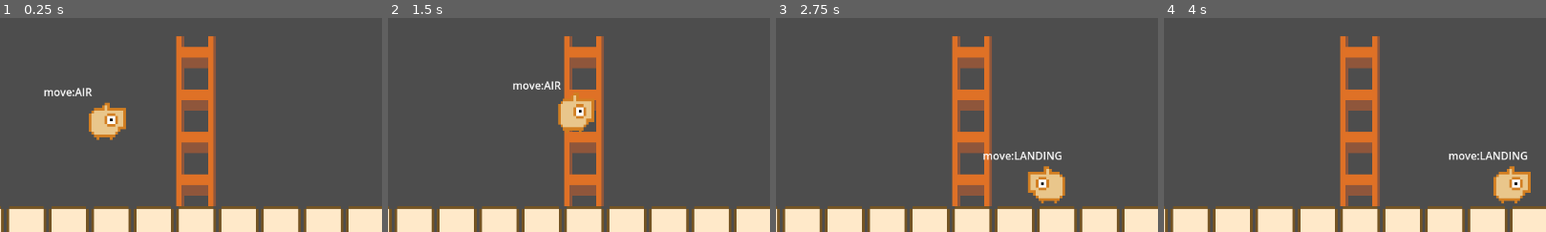
Above: before the commit, frames 1-4 (left to right).
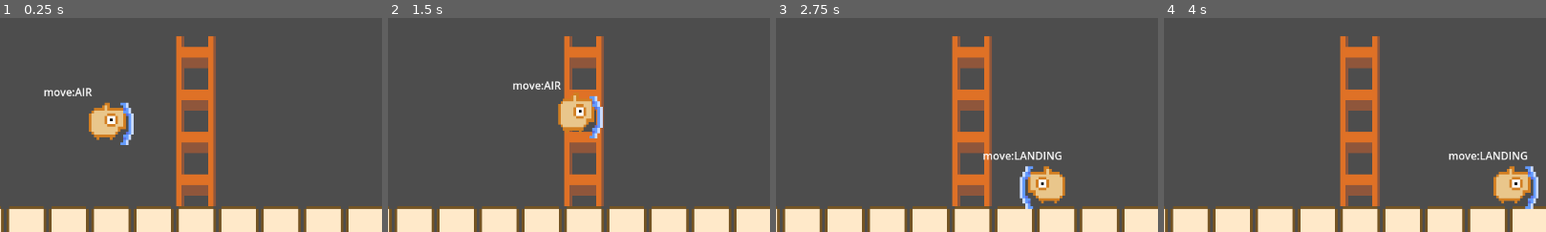
Above: after the commit, the same moments.

Repository: syun77/gd_inovania
Game: Godot game, scene res://Main.tscn
Same seed, same stepped clock (60 frames per second), same inputs: the game is played once before the commit and once after it.
Inputs (mouse positions are % of the whole screen's width and height, from its top left):
- Up to frame 1 (0.25 s): no input
- Up to frame 2 (1.5 s): move the mouse to (72, 45) at 0.52 s; hold Space (action) 0.53-1.28 s; hold Right (ui_right) from 0.53 s (still down); tap Up (ui_up) at 0.77 s; move the mouse to (30, 55) at 1.27 s; tap Space (action) at 1.35 s
- Up to frame 3 (2.75 s): tap Up (ui_up) at 1.52 s; move the mouse to (60, 28) at 2.02 s; release Right (ui_right) at 2.03 s; hold Left (ui_left) from 2.03 s (still down); hold Space (action) from 2.03 s (still down)
- Up to frame 4 (4 s): move the mouse to (45, 70) at 2.77 s; release Left (ui_left) at 2.78 s; release Space (action) at 2.78 s; hold Right (ui_right) from 2.78 s (still down); tap Space (action) at 2.85 s; tap Up (ui_up) at 3.02, 3.77 s; move the mouse to (80, 65) at 3.52 s; hold Space (action) from 3.53 s (still down)
The pictures show only the part of the screen within x 21-71%, y 45-95%; the shares and areas given below are measured in that part.

The runs differ from the first frame. In frame 1, 0.4% of the frame differs, in the area x 31-35%, y 39-60%; in frame 2, 0.4%, in the area x 52-57%, y 36-57%; in frame 3, 0.4%; in frame 4, 0.4%.

Commit message:
シールド実装中

Diff:
--- a/gd_inovania/project.godot
+++ b/gd_inovania/project.godot
@@ -45,6 +45,8 @@
 2d_physics/layer_2="Floor"
 2d_physics/layer_3="Ladder"
 2d_physics/layer_4="Wall2"
+2d_physics/layer_5="Shield"
+2d_physics/layer_6="Block"
 
 [rendering]
 
--- a/gd_inovania/src/player/Player.gd
+++ b/gd_inovania/src/player/Player.gd
@@ -42,6 +42,8 @@
 @onready var _config:Config = preload("res://assets/config.tres")
 ## Sprite.
 @onready var _spr = $Sprite
+## シールド.
+@onready var _shield = $Shield
 ## デバッグ用ラベル.
 @onready var _label = $Label
 
@@ -397,9 +399,19 @@
 		_spr.visible = false
 
 	# 向きを更新.
+	_update_direction()
+
+## 向きを更新.
+func _update_direction() -> void:
 	_is_right = (_direction >= 0.0)
 	_spr.flip_h = _is_right
 	_spr.frame = _get_anim()
+
+	_shield.visible = true
+	if _is_right:
+		_shield.scale.x = 1
+	else:
+		_shield.scale.x = -1
 
 ## アニメーションフレーム番号を取得する.
 func _get_anim() -> int:
--- a/gd_inovania/src/player/Player.tscn
+++ b/gd_inovania/src/player/Player.tscn
@@ -1,10 +1,15 @@
-[gd_scene load_steps=4 format=3 uid="uid://ch0yf5nkshbib"]
+[gd_scene load_steps=7 format=3 uid="uid://ch0yf5nkshbib"]
 
 [ext_resource type="Script" path="res://src/player/Player.gd" id="1_ex6wv"]
 [ext_resource type="Texture2D" uid="uid://chheu7t0waflt" path="res://assets/images/player.png" id="2_88ada"]
+[ext_resource type="Script" path="res://src/player/Shield.gd" id="3_4vfu0"]
+[ext_resource type="Texture2D" uid="uid://demnefxhl0wql" path="res://assets/images/shield.png" id="3_royls"]
 
 [sub_resource type="RectangleShape2D" id="RectangleShape2D_83kri"]
 size = Vector2(48, 56)
+
+[sub_resource type="RectangleShape2D" id="RectangleShape2D_vw3cs"]
+size = Vector2(26, 72)
 
 [node name="Player" type="CharacterBody2D"]
 collision_mask = 10
@@ -27,3 +32,17 @@
 offset_top = -88.0
 offset_bottom = -62.0
 text = "DEBUG TEXT"
+
+[node name="Shield" type="Area2D" parent="."]
+visible = false
+collision_layer = 16
+collision_mask = 32
+script = ExtResource("3_4vfu0")
+
+[node name="Sprite" type="Sprite2D" parent="Shield"]
+position = Vector2(8, -28)
+texture = ExtResource("3_royls")
+
+[node name="CollisionShape2D" type="CollisionShape2D" parent="Shield"]
+position = Vector2(27, -28)
+shape = SubResource("RectangleShape2D_vw3cs")
--- /dev/null
+++ b/gd_inovania/src/player/Shield.gd
@@ -0,0 +1,5 @@
+extends Area2D
+# ==========================================
+# シールド.
+# ==========================================
+class_name Shield
Binary file added: gd_inovania/assets/images/shield.png
Not shown: 1 places in gd_inovania/assets/tiles/tile_set.tres that only renumber resources
